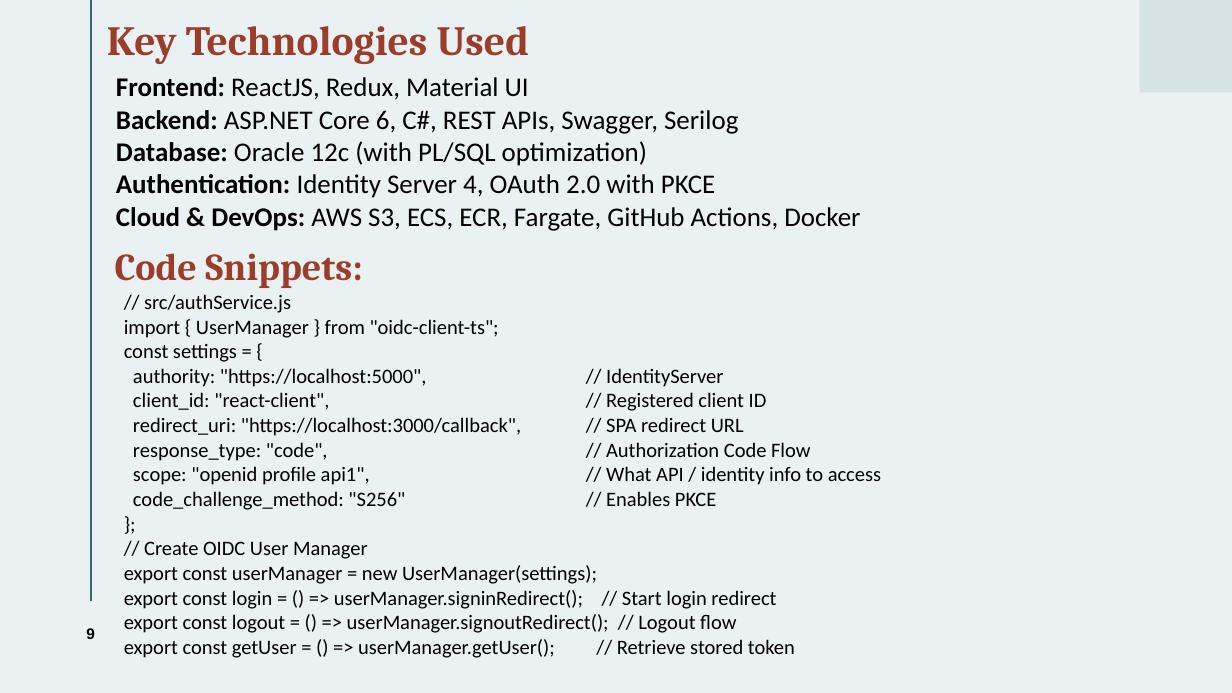
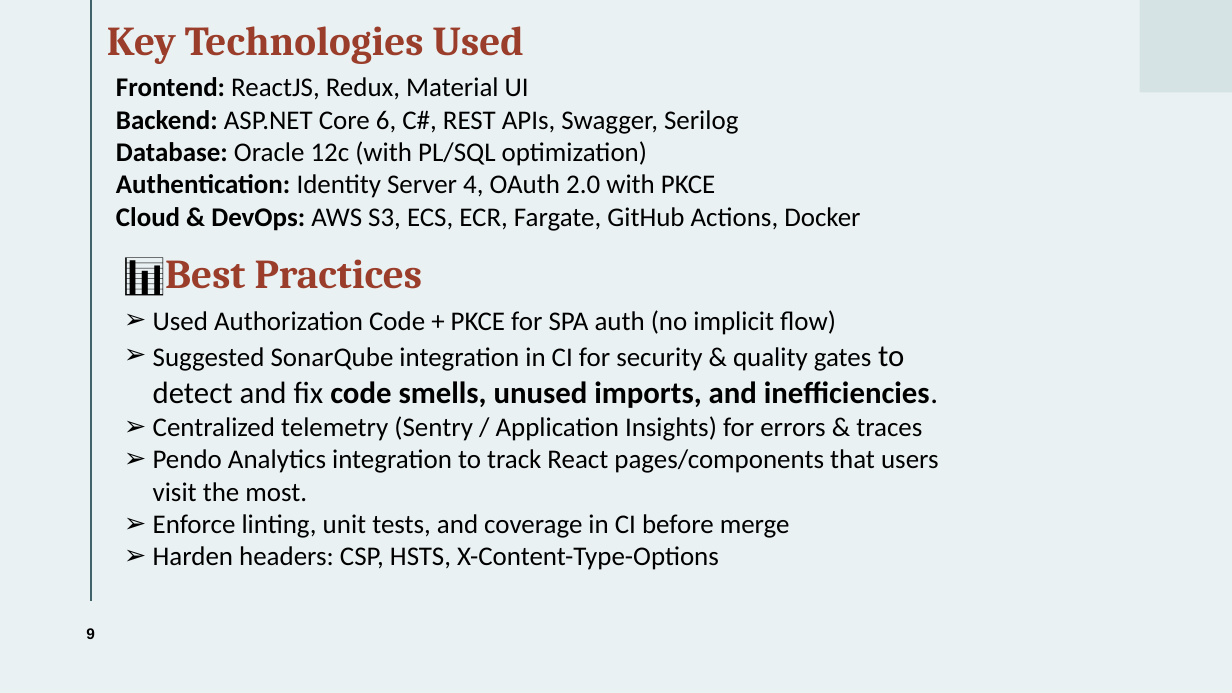
Before and after one commit to ChittaniSwathiTamuc/sel-react-webapp, a slide deck: slide 9 of SEL Presentation.pptx. Drawn at 1232x693 pixels with LibreOffice and Linux fonts; fonts in the diff are those of the drawing. Boxes give left, top, right and bottom in pixels: in the first picture for what was removed or moved away, otherwise in the second. Text is boxed around its words. In the diff, an @@ line names an element or a change of style, - is before the commit and + after.

```diff
--- a/SEL Presentation.pptx
+++ b/SEL Presentation.pptx
@@ title "Key Technologies Used" at bbox=[107, 26, 524, 64]: size 32.4 to 32 pt @@
@@ text at bbox=[124, 257, 423, 296]: text changed; size 29.7 to 32 pt @@
-Code Snippets:
+📊Best Practices
@@ text at bbox=[153, 310, 939, 570]: text changed; size 16 to 21 pt @@
-// src/authService.js
-import { UserManager } from "oidc-client-ts";
-const settings = {
-authority: "https://localhost:5000", // IdentityServer
-client_id: "react-client", // Registered client ID
-redirect_uri: "https://localhost:3000/callback", // SPA redirect URL
-response_type: "code", // Authorization Code Flow
-scope: "openid profile api1", // What API / identity info to access
-code_challenge_method: "S256" // Enables PKCE
-};
-// Create OIDC User Manager
-export const userManager = new UserManager(settings);
-export const login = () => userManager.signinRedirect(); // Start login redirect
-export const logout = () => userManager.signoutRedirect(); // Logout flow
-export const getUser = () => userManager.getUser(); // Retrieve stored token
+➢ Used Authorization Code + PKCE for SPA auth (no implicit flow)
+➢ Suggested SonarQube integration in CI for security & quality gates to detect and fix code smells, unused imports, and inefficiencies.
+➢ Centralized telemetry (Sentry / Application Insights) for errors & traces
+➢ Pendo Analytics integration to track React pages/components that users visit the most.
+➢ Enforce linting, unit tests, and coverage in CI before merge
+➢ Harden headers: CSP, HSTS, X-Content-Type-Options
```
Also in this commit, not shown: 11 other slides changed, 1 slide added, 1 slide removed.
